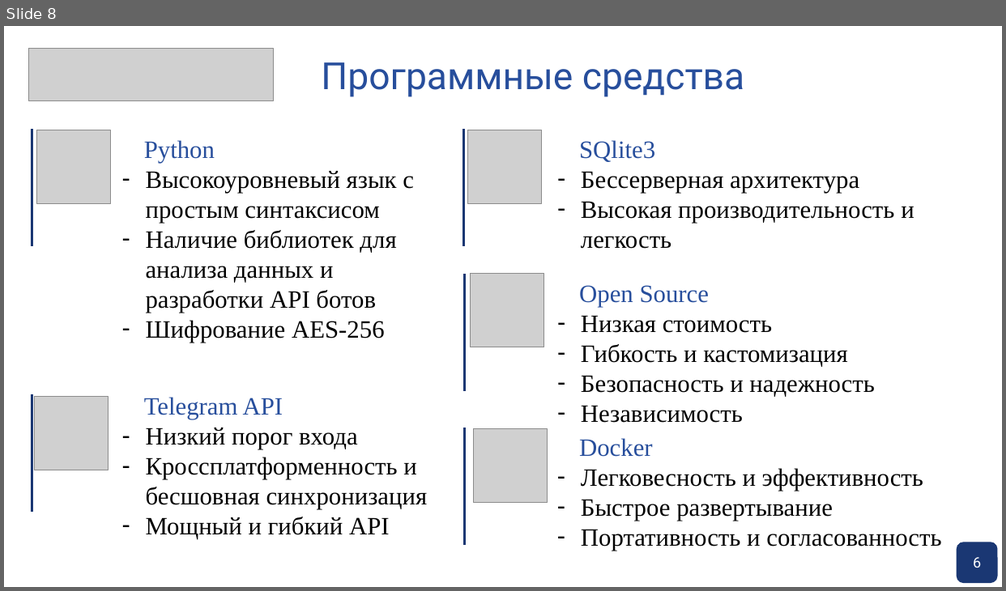
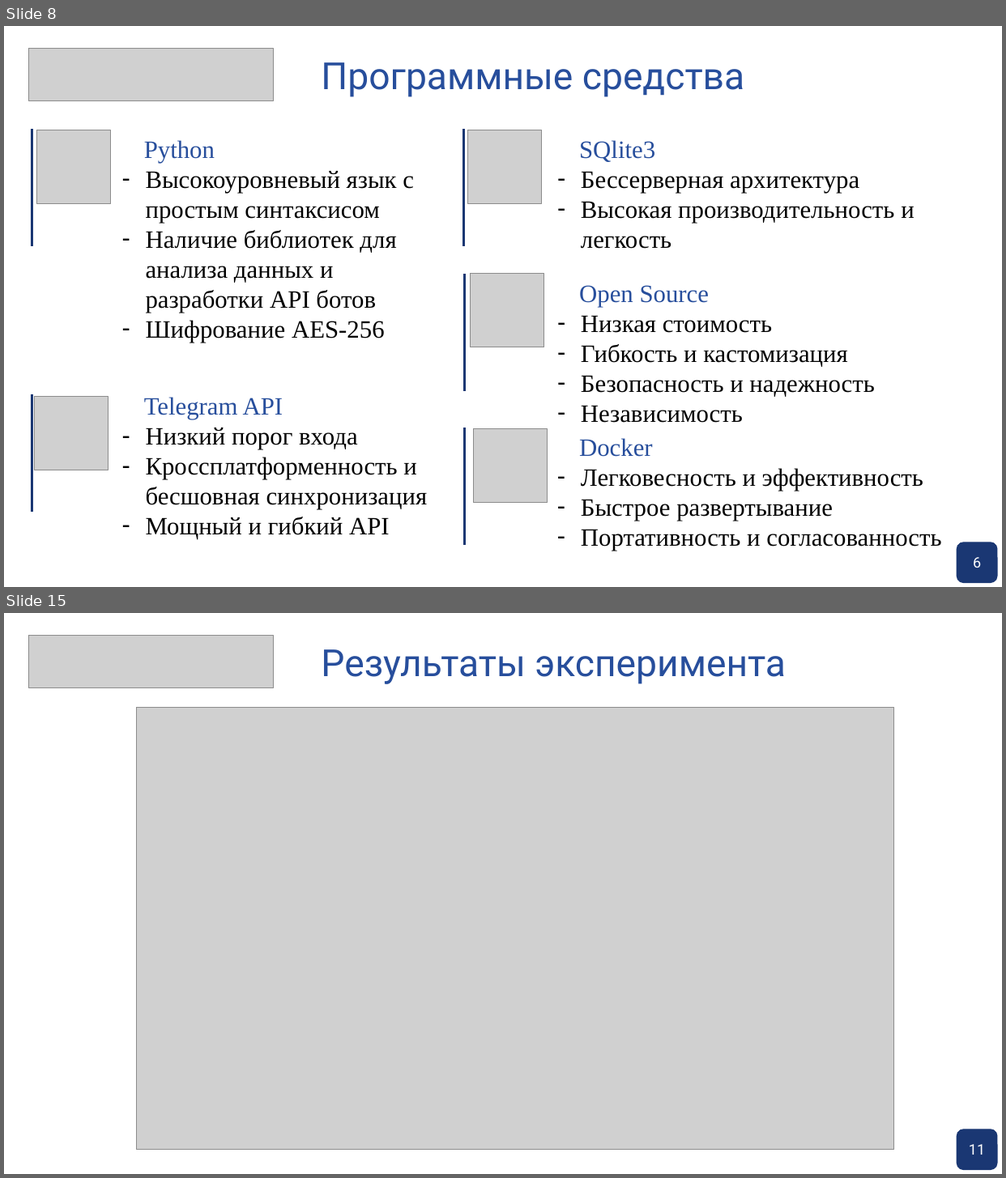
Before and after one commit to pagamov/pagamov_bot, a slide deck: docs/Презентация Гамов 04.06.pptx. Shown one above the other, each under a label of ours: slide 8 before the commit, slides 8 and 15 after it; the slides between them are not shown. The pictures are 1006x591 and 1006x1178 pixels, drawn with LibreOffice and Linux fonts; fonts in the diff are those of the drawing; grey boxes stand for pictures; background and template pictures are left out. Boxes give left, top, right and bottom in pixels: in the first picture for what was removed or moved away, otherwise in the second. Text is boxed around its words. In the diff, an @@ line names an element or a change of style, - is before the commit and + after.

```diff
--- a/docs/Презентация Гамов 04.06.pptx
+++ b/docs/Презентация Гамов 04.06.pptx
@@ slide 15 added at (x1=4, y1=613, x2=1002, y2=1174), background picture (left out) @@
@@ picture added at (x1=28, y1=636, x2=274, y2=688) @@
@@ text added at (x1=321, y1=649, x2=786, y2=684), 36 pt, text #274E9C @@
+Результаты эксперимента
@@ picture added at (x1=136, y1=708, x2=893, y2=1151) @@
@@ rounded rectangle added at (x1=957, y1=1130, x2=997, y2=1170), fill #1A3773, outline #1A3773 1 pt @@
@@ text added at (x1=969, y1=1144, x2=985, y2=1155), 14 pt, text #FFFFFF @@
+11
```
Also in this commit, not shown: 10 slides changed, 4 other slides added, 8 other files.
